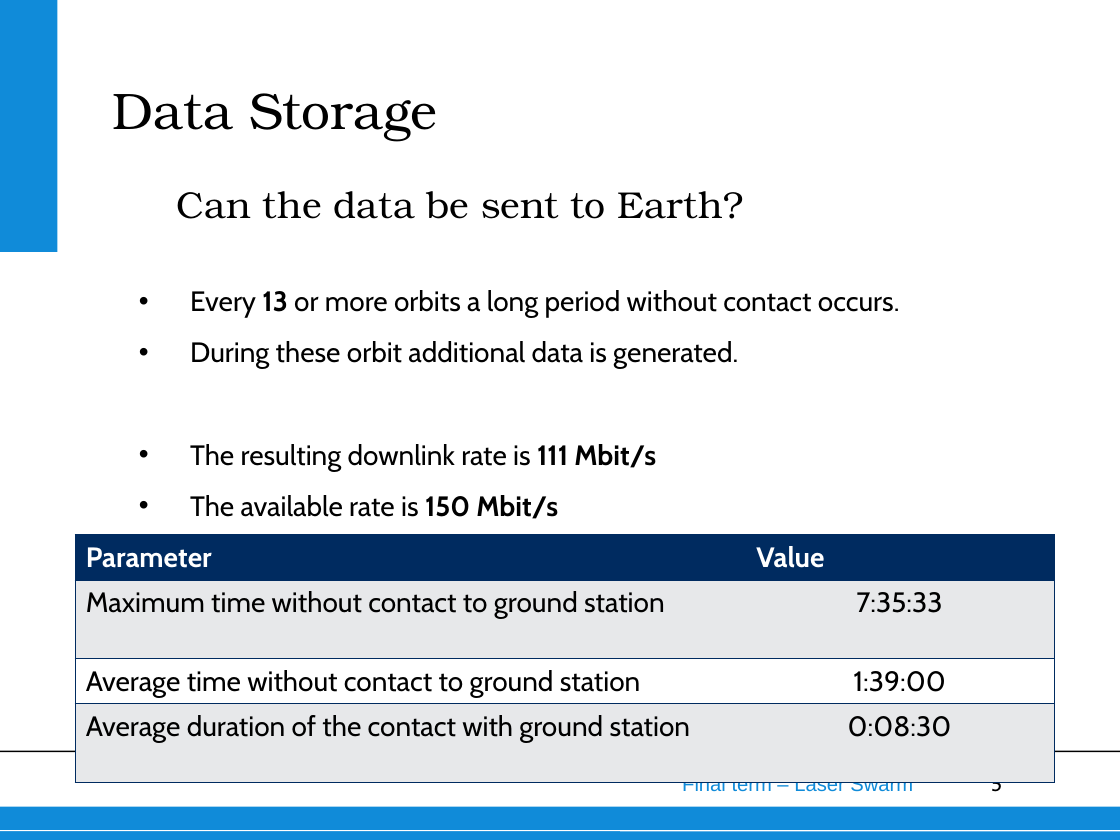
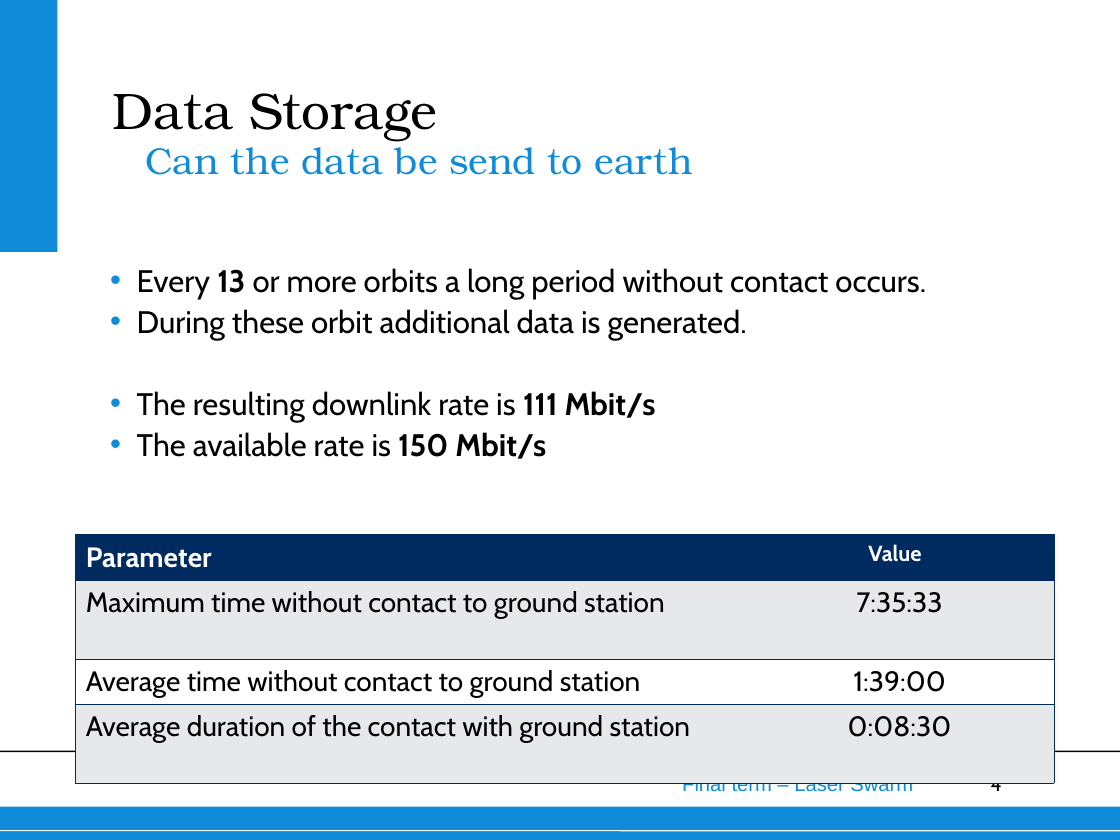
Before and after one commit to thewisenerd/laser-swarm, a slide deck: slide 4 of finalPresentation/subsections/Data Storage.ppt (slide 5 before the commit). Drawn at 1120x840 pixels with LibreOffice and Linux fonts; fonts in the diff are those of the drawing; background and template pictures are left out. Boxes give left, top, right and bottom in pixels: in the first picture for what was removed or moved away, otherwise in the second. Text is boxed around its words. In the diff, an @@ line names an element or a change of style, - is before the commit and + after.

```diff
--- a/finalPresentation/subsections/Data Storage.ppt
+++ b/finalPresentation/subsections/Data Storage.ppt
@@ text at [145, 140, 693, 175]: text changed; text colour #000000 to #108BD9 @@
-Can the data be sent to Earth?
+Can the data be send to earth
@@ text "Can the data be send ..." at [145, 140, 693, 175]: vertical alignment bottom to top @@
@@ text "Every 13 or more orbits ...": place and size @@
-text "Every 13 or more orbits ..." at [190, 290, 900, 519]
+text "Every 13 or more orbits ..." at [137, 268, 926, 459]
@@ text "Every 13 or more orbits ..." at [137, 268, 926, 459]: size 18 to 20 pt; indent changed; line spacing 1 to 1.1; less space between paragraphs; bullet colour #000000 to #108BD9 @@
@@ table at [75, 534, 1055, 747] @@
@@ size 18 to 14 pt in "Value" @@
@@ list level 1 to 3 in "Value" @@
@@ page number at [991, 783, 1002, 791]: text changed @@
-5
+4
```
Also in this commit, not shown: 7 other slides changed, 1 slide removed, 1 other file.
